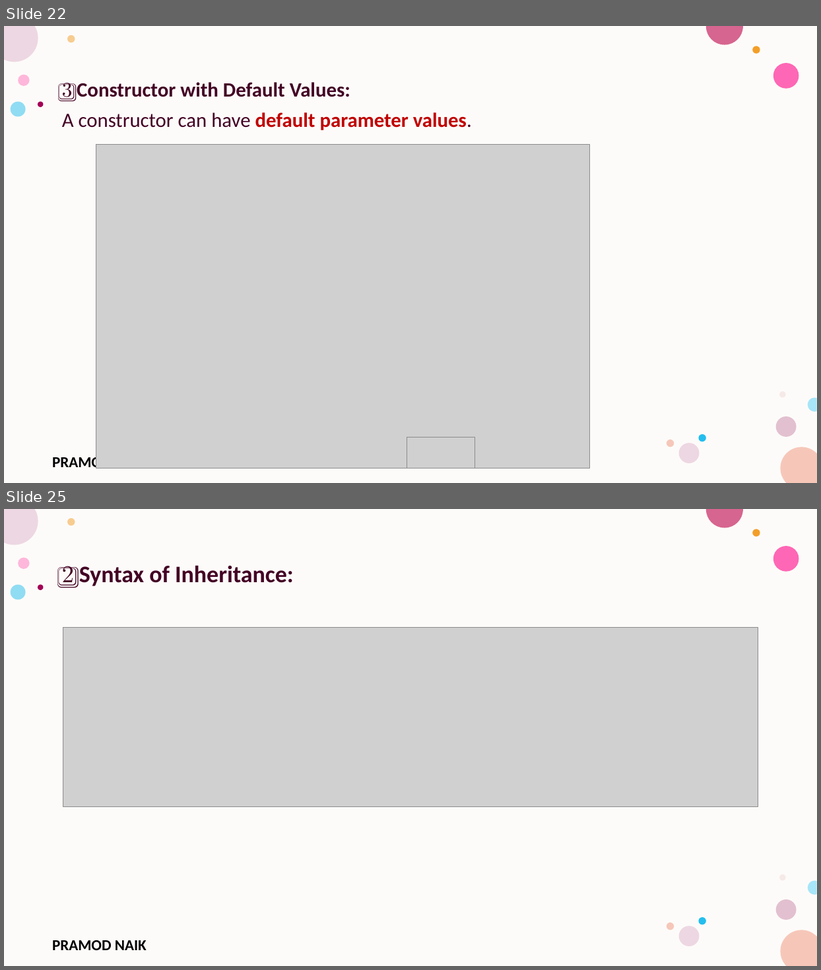
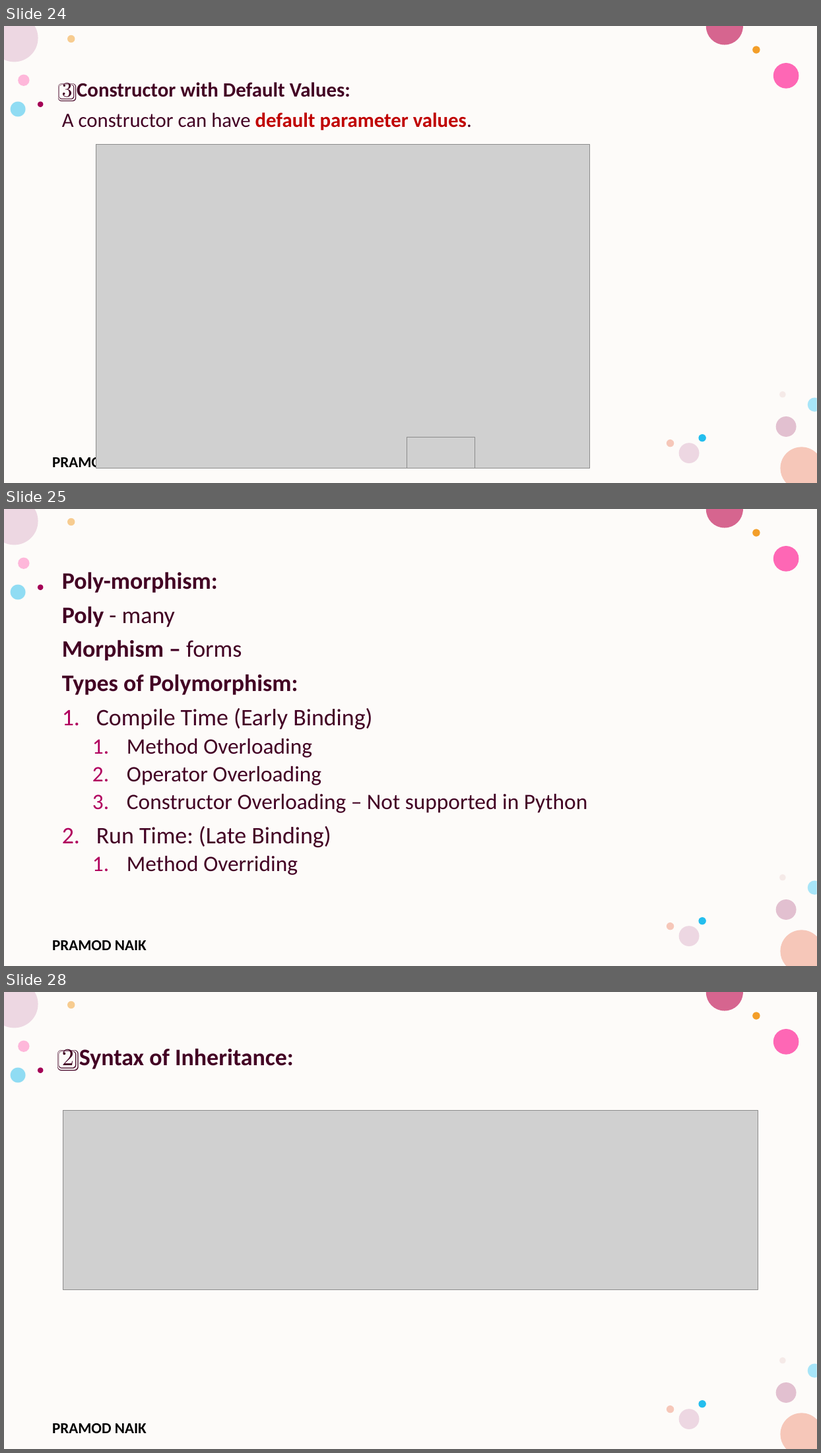
Before and after one commit to PRAMODNAIK-DEV/Backend-Dev-using-Python-FastAPI, a slide deck: Python Fundamentals/Collections and Classes.pptx. Shown one above the other, each under a label of ours: slides 22 and 25 before the commit, slides 24, 25 and 28 after it; the slides between them are not shown. The pictures are 821x970 and 821x1453 pixels, drawn with LibreOffice and Linux fonts; fonts in the diff are those of the drawing; grey boxes stand for pictures; background and template pictures are left out. Boxes give left, top, right and bottom in pixels: in the first picture for what was removed or moved away, otherwise in the second. Text is boxed around its words. In the diff, an @@ line names an element or a change of style, - is before the commit and + after.

```diff
--- a/Python Fundamentals/Collections and Classes.pptx
+++ b/Python Fundamentals/Collections and Classes.pptx
@@ slide 25 added at (x1=4, y1=509, x2=817, y2=966), background #FFFFFF; not listed: 17 template elements that a slide beside it also shows @@
@@ text added at (x1=62, y1=572, x2=587, y2=875), 28 pt, text #420023 @@
+Poly-morphism:
+Poly - many
+Morphism – forms
+Types of Polymorphism:
+1. Compile Time (Early Binding)
+  1. Method Overloading
+  2. Operator Overloading
+  3. Constructor Overloading – Not supported in Python
+2. Run Time: (Late Binding)
+  1. Method Overriding
@@ what was slide 22 is now slide 24 @@
@@ what was slide 25 is now slide 28 @@
```
Also in this commit, not shown: 13 slides changed, 9 other slides added, 3 other files.
